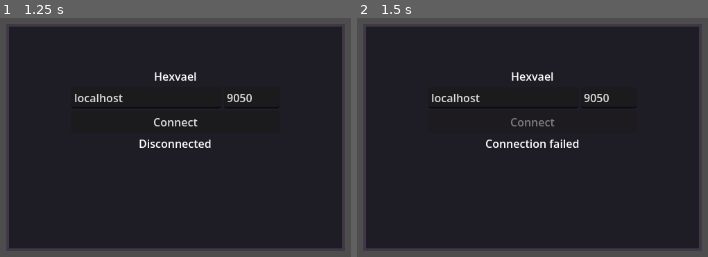
Above: before the commit, frames 1-2 (left to right).
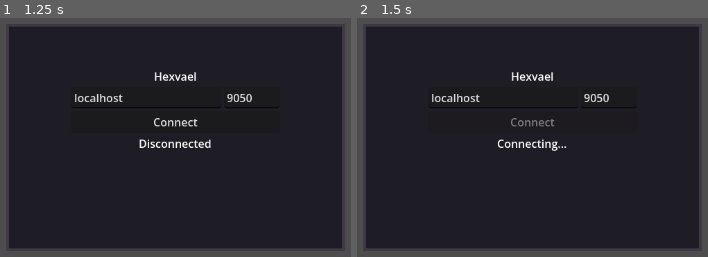
Above: after the commit, the same moments.

Repository: JacobLynch/hexvael
Game: Godot game, scene res://client.tscn
Same seed, same stepped clock (60 frames per second), same inputs: the game is played once before the commit and once after it.
Inputs (mouse positions are in pixels of both pictures, inside the frame that each line leads up to):
- Up to frame 1 (1.25 s): tap Enter at 0.5 s; move the mouse to (outside the picture) at 0.52 s; hold D (move_right) from 0.53 s (still down); hold Shift from 0.53 s (still down); click (outside the picture) at 0.67 s
- Up to frame 2 (1.5 s): release D (move_right) at 1.25 s; release Shift at 1.25 s; click "Connect" at 1.25 s

Frame 1 is identical in both runs. In frame 2, 0.7% of the frame differs, in the area x 36-64%, y 50-56%.

Commit message:
Add dodge state machine to PlayerEntity
- DODGING state with direction, time remaining, cooldown
- Dodge direction: move_input if held, else aim_direction (Hades pattern)
- can_dodge() gate, start_dodge() commit, advance() branch
- Emits player_dodge_started/ended events with full context

Diff:
--- a/godot/simulation/entities/player_entity.gd
+++ b/godot/simulation/entities/player_entity.gd
@@ -9,6 +9,11 @@
 var move_input: Vector2 = Vector2.ZERO       # latest WASD direction (raw, not normalized)
 var aim_direction: Vector2 = Vector2.RIGHT   # latest aim unit vector (used later)
 var state: int = PlayerMovementState.WALKING
+
+# Dodge state
+var dodge_direction: Vector2 = Vector2.ZERO
+var dodge_time_remaining: float = 0.0
+var dodge_cooldown_remaining: float = 0.0
 
 
 func initialize(id: int, spawn_position: Vector2) -> void:
@@ -26,8 +31,32 @@
 	var incoming_aim: Vector2 = input.get("aim_direction", aim_direction)
 	if incoming_aim.length_squared() > 0.001:
 		aim_direction = incoming_aim.normalized()
+	if input.get("dodge_pressed", false) and can_dodge():
+		start_dodge()
 	if input.has("input_seq") and input["input_seq"] > last_processed_input_seq:
 		last_processed_input_seq = input["input_seq"]
+
+
+# Public — NetClient prediction calls this to gate its own dodge starts
+func can_dodge() -> bool:
+	return state == PlayerMovementState.WALKING and dodge_cooldown_remaining <= 0.0
+
+
+func start_dodge() -> void:
+	var dir: Vector2
+	if move_input.length_squared() > 0.01:
+		dir = move_input.normalized()
+	else:
+		dir = aim_direction
+	state = PlayerMovementState.DODGING
+	dodge_direction = dir
+	dodge_time_remaining = params.dodge_duration
+	dodge_cooldown_remaining = params.dodge_cooldown
+	EventBus.player_dodge_started.emit({
+		"entity_id": player_id,
+		"position": position,
+		"direction": dir,
+	})
 
 
 # Canonical movement step. Called by:
@@ -38,6 +67,10 @@
 func advance(dt: float) -> void:
 	# Capture pre-step velocity for midpoint position integration (dt-independent).
 	var v_old: Vector2 = velocity
+
+	# Tick cooldown regardless of state
+	if dodge_cooldown_remaining > 0.0:
+		dodge_cooldown_remaining = max(0.0, dodge_cooldown_remaining - dt)
 
 	# Compute target velocity from input + state
 	match state:
@@ -50,7 +83,13 @@
 				velocity *= exp(-params.friction * dt)
 				if velocity.length_squared() < 0.01:
 					velocity = Vector2.ZERO
-		# DODGING state handled in Task 4
+
+		PlayerMovementState.DODGING:
+			velocity = dodge_direction * params.dodge_speed
+			dodge_time_remaining -= dt
+			if dodge_time_remaining <= 0.0:
+				state = PlayerMovementState.WALKING
+				EventBus.player_dodge_ended.emit({"entity_id": player_id})
 
 	# Midpoint integration: average pre- and post-step velocity for position.
 	# This ensures position is dt-independent during the accel ramp, not just at
--- /dev/null
+++ b/godot/tests/entities/test_player_dodge_state_machine.gd
@@ -0,0 +1,112 @@
+extends GutTest
+
+var PlayerEntityScene = preload("res://simulation/entities/player_entity.tscn")
+const MovementParams = preload("res://shared/movement/movement_params.gd")
+const PlayerMovementState = preload("res://simulation/entities/player_movement_state.gd")
+
+var _params: MovementParams
+
+
+func before_each():
+	_params = MovementParams.new()
+
+
+func _make_player() -> PlayerEntity:
+	var p = PlayerEntityScene.instantiate()
+	add_child_autofree(p)
+	p.initialize(1, Vector2(240.0, 160.0))  # arena center, away from walls
+	p.params = _params
+	return p
+
+
+func test_default_state_is_walking():
+	var p = _make_player()
+	assert_eq(p.state, PlayerMovementState.WALKING)
+	assert_true(p.can_dodge())
+
+
+func test_dodge_from_walking_with_move_direction():
+	var p = _make_player()
+	p.move_input = Vector2(1.0, 0.0)
+	p.start_dodge()
+	assert_eq(p.state, PlayerMovementState.DODGING)
+	assert_eq(p.dodge_direction, Vector2(1.0, 0.0))
+	assert_almost_eq(p.dodge_time_remaining, _params.dodge_duration, 0.001)
+	assert_almost_eq(p.dodge_cooldown_remaining, _params.dodge_cooldown, 0.001)
+
+
+func test_dodge_falls_back_to_aim_when_no_move_input():
+	var p = _make_player()
+	p.move_input = Vector2.ZERO
+	p.aim_direction = Vector2(0.0, 1.0)  # aiming down
+	p.start_dodge()
+	assert_eq(p.dodge_direction, Vector2(0.0, 1.0))
+
+
+func test_cannot_dodge_while_dodging():
+	var p = _make_player()
+	p.move_input = Vector2(1.0, 0.0)
+	p.start_dodge()
+	assert_false(p.can_dodge(), "Should not be able to dodge while DODGING")
+
+
+func test_cannot_dodge_while_cooldown_remains():
+	var p = _make_player()
+	p.move_input = Vector2(1.0, 0.0)
+	p.start_dodge()
+	# Advance past dodge duration but not past cooldown
+	for i in range(3):
+		p.advance(_params.dodge_duration * 0.5)
+	assert_eq(p.state, PlayerMovementState.WALKING, "Dodge should have ended")
+	assert_gt(p.dodge_cooldown_remaining, 0.0, "Cooldown should still be active")
+	assert_false(p.can_dodge())
+
+
+func test_dodge_ends_after_duration():
+	var p = _make_player()
+	p.move_input = Vector2(1.0, 0.0)
+	p.start_dodge()
+	# Advance just past the dodge duration
+	p.advance(_params.dodge_duration + 0.001)
+	assert_eq(p.state, PlayerMovementState.WALKING)
+
+
+func test_can_dodge_again_after_cooldown():
+	var p = _make_player()
+	p.move_input = Vector2(1.0, 0.0)
+	p.start_dodge()
+	# Advance past full cooldown
+	p.advance(_params.dodge_cooldown + 0.01)
+	assert_true(p.can_dodge())
+
+
+func test_cooldown_ticks_down_during_dodge():
+	var p = _make_player()
+	p.move_input = Vector2(1.0, 0.0)
+	p.start_dodge()
+	var cd_before = p.dodge_cooldown_remaining
+	p.advance(0.05)
+	assert_lt(p.dodge_cooldown_remaining, cd_before,
+		"Cooldown should tick down during DODGING state")
+
+
+func test_dodge_emits_event():
+	var p = _make_player()
+	p.move_input = Vector2(1.0, 0.0)
+	watch_signals(EventBus)
+	p.start_dodge()
+	assert_signal_emitted(EventBus, "player_dodge_started")
+
+
+func test_dodge_respects_walls():
+	# Requires the arena to be present so the wall is actually there
+	var arena = preload("res://shared/world/arena.tscn").instantiate()
+	add_child_autofree(arena)
+	var p = _make_player()
+	p.position = Vector2(470.0, 160.0)  # near right wall
+	p.move_input = Vector2(1.0, 0.0)
+	p.start_dodge()
+	# Dodge a full duration of motion
+	for i in range(10):
+		p.advance(_params.dodge_duration / 10.0)
+	assert_lt(p.position.x, 480.0, "Dodge must not phase through walls")
